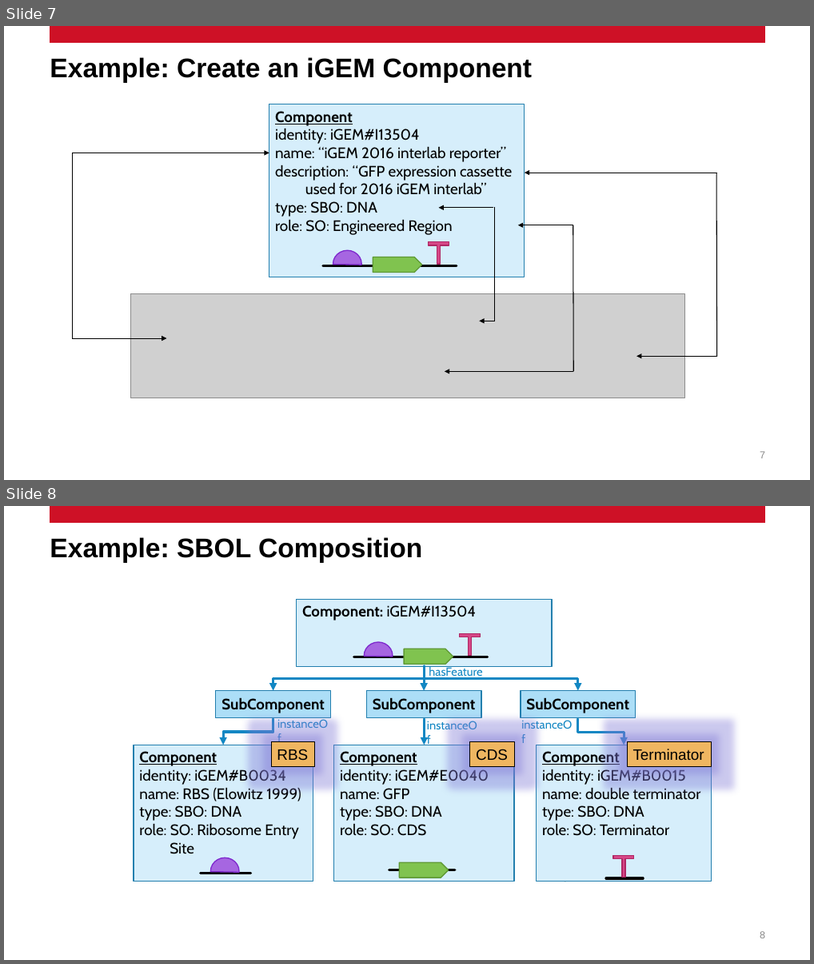
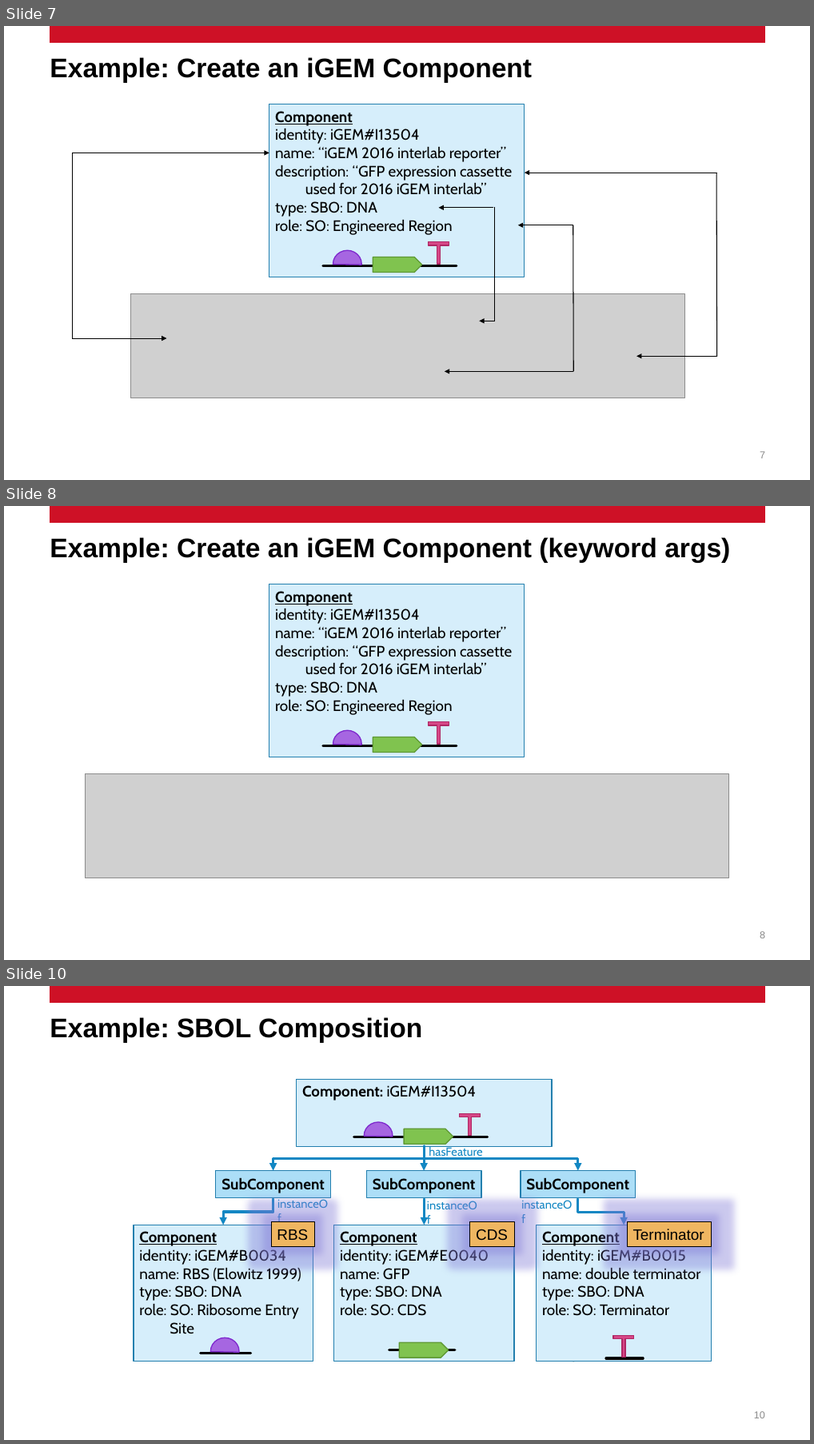
Before and after one commit to SynBioDex/Community-Media, a slide deck: 2021/IWBDA21/pySBOL3-IWBDA-2021.pptx. Shown one above the other, each under a label of ours: slides 7 and 8 before the commit, slides 7, 8 and 10 after it; the slides between them are not shown. The pictures are 814x964 and 814x1444 pixels, drawn with LibreOffice and Linux fonts; fonts in the diff are those of the drawing; grey boxes stand for pictures; background and template pictures are left out. Boxes give left, top, right and bottom in pixels: in the first picture for what was removed or moved away, otherwise in the second. Text is boxed around its words. In the diff, an @@ line names an element or a change of style, - is before the commit and + after.

Commit message:
Add keyword arg slides

```diff
--- a/2021/IWBDA21/pySBOL3-IWBDA-2021.pptx
+++ b/2021/IWBDA21/pySBOL3-IWBDA-2021.pptx
@@ slide 8 added at (4, 506, 810, 960), background #FFFFFF; not listed: 1 template element that a slide beside it also shows @@
@@ title added at (50, 537, 730, 563), 32 pt, text #000000, bold @@
+Example: Create an iGEM Component (keyword args)
@@ group added at (270, 584, 525, 757): 1 rectangle, 1 line, 1 chord (boxed as its full ellipse), 1 pentagon arrow, 1 left right up arrow @@
+Component
+identity: iGEM#I13504
+name: “iGEM 2016 interlab reporter”
+description: “GFP expression cassette used for 2016 iGEM interlab”
+type: SBO: DNA
+role: SO: Engineered Region
@@ picture added at (85, 774, 730, 877) @@
@@ page number added at (760, 931, 766, 938), 12 pt, text #8C8C8C @@
+8
@@ what was slide 8 is now slide 10 @@
@@ page number at (754, 1411, 766, 1418): text changed @@
-8
+10
```
Also in this commit, not shown: 1 other slide added.
